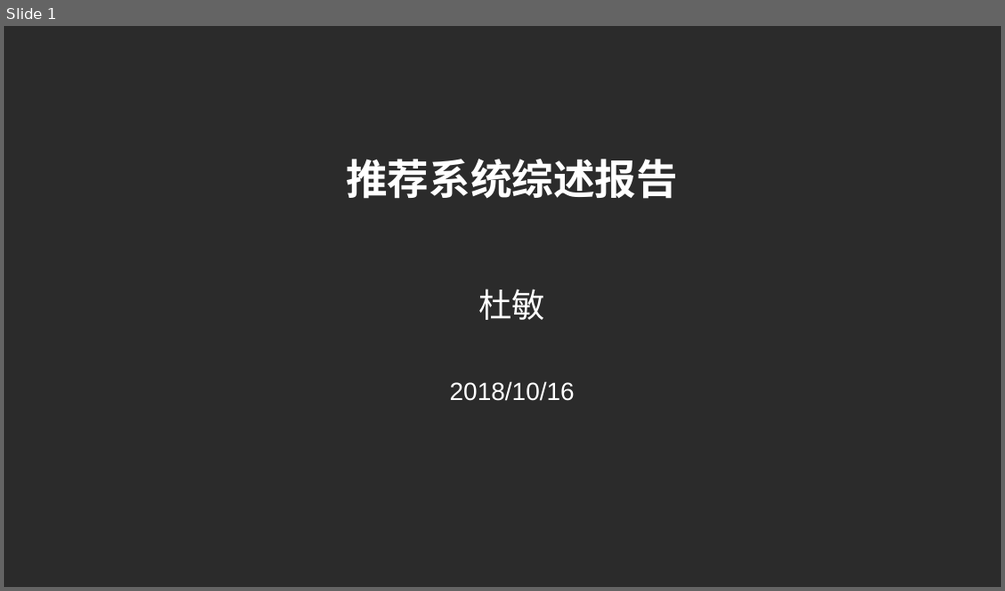
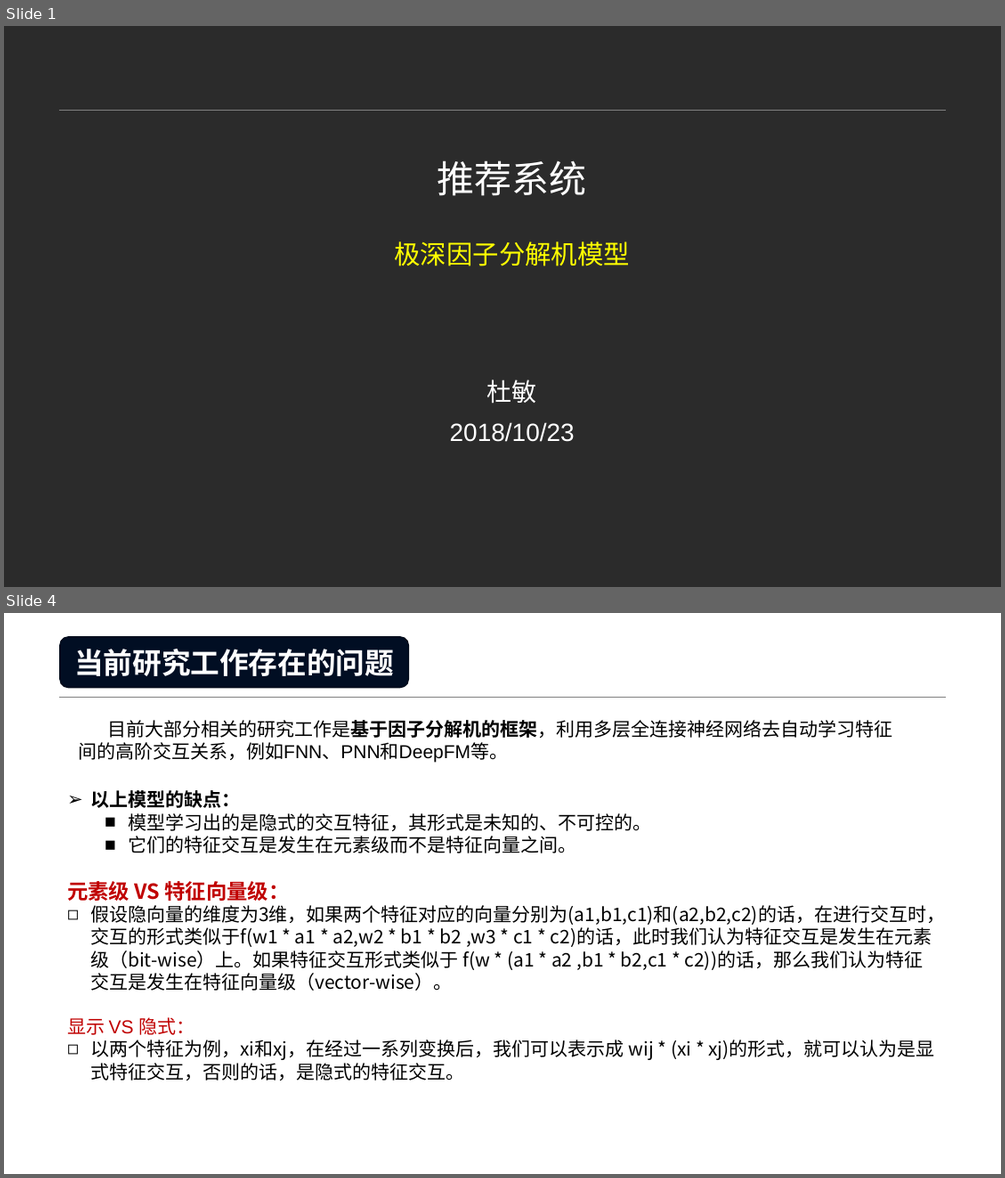
Before and after one commit to Leo-Yangren/RecommendationSystem, a slide deck: 小组会议.pptx. Shown one above the other, each under a label of ours: slide 1 before the commit, slides 1 and 4 after it; the slides between them are not shown. The pictures are 1005x591 and 1005x1178 pixels, drawn with LibreOffice and Linux fonts; fonts in the diff are those of the drawing; background and template pictures are left out; a plain dark background stands for a picture behind light text. Boxes give left, top, right and bottom in pixels: in the first picture for what was removed or moved away, otherwise in the second. Text is boxed around its words. In the diff, an @@ line names an element or a change of style, - is before the commit and + after.

```diff
--- a/小组会议.pptx
+++ b/小组会议.pptx
@@ slide 4 added at (x1=4, y1=613, x2=1001, y2=1174), background picture (left out); not listed: 1 template element that a slide beside it also shows @@
@@ rounded rectangle added at (x1=60, y1=637, x2=409, y2=688), fill #010E23, outline #010A1A 1 pt, 28 pt, text #FFFFFF, bold @@
+当前研究工作存在的问题
@@ text added at (x1=78, y1=720, x2=892, y2=763), 18 pt, text #000000 @@
+目前大部分相关的研究工作是基于因子分解机的框架，利用多层全连接神经网络去自动学习特征间的高阶交互关系，例如FNN、PNN和DeepFM等。
@@ text added at (x1=67, y1=790, x2=945, y2=1080), 18 pt, text #000000 @@
+➢ 以上模型的缺点：
+  ■ 模型学习出的是隐式的交互特征，其形式是未知的、不可控的。
+  ■ 它们的特征交互是发生在元素级而不是特征向量之间。
+元素级 VS 特征向量级：
+◻ 假设隐向量的维度为3维，如果两个特征对应的向量分别为(a1,b1,c1)和(a2,b2,c2)的话，在进行交互时，交互的形式类似于f(w1 * a1 * a2,w2 * b1 * b2 ,w3 * c1 * c2)的话，此时我们认为特征交互是发生在元素级（bit-wise）上。如果特征交互形式类似于 f(w * (a1 * a2 ,b1 * b2,c1 * c2))的话，那么我们认为特征交互是发生在特征向量级（vector-wise）。
+显示 VS 隐式：
+◻ 以两个特征为例，xi和xj，在经过一系列变换后，我们可以表示成 wij * (xi * xj)的形式，就可以认为是显式特征交互，否则的话，是隐式的特征交互。
@@ slide 1 changed as well @@
@@ line added from (58, 110) to (947, 110), #808080 0.25 pt @@
@@ title at (x1=394, y1=160, x2=630, y2=266): text changed; size 40 to 25.2 pt; text colour #FFFFFF to #FFFF00; bold off @@
-推荐系统综述报告
+推荐系统
+极深因子分解机模型
@@ text "杜敏" moved from (x1=478, y1=289, x2=545, y2=320) to (x1=487, y1=379, x2=537, y2=403) @@
@@ text "杜敏" at (x1=487, y1=379, x2=537, y2=403): size 32 to 24 pt @@
@@ text at (x1=450, y1=422, x2=574, y2=442): text changed @@
-2018/10/16
+2018/10/23
```
Also in this commit, not shown: 13 other slides added, 18 slides removed, 1 other file.
